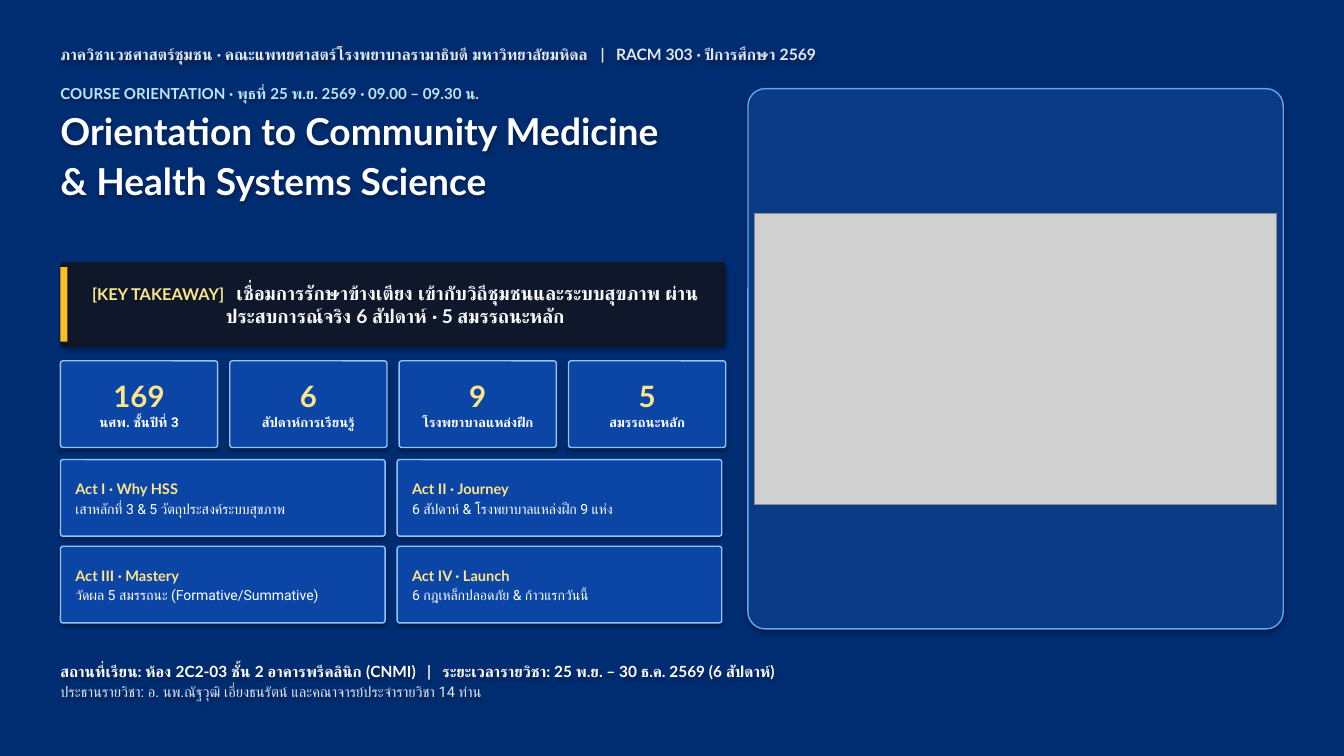
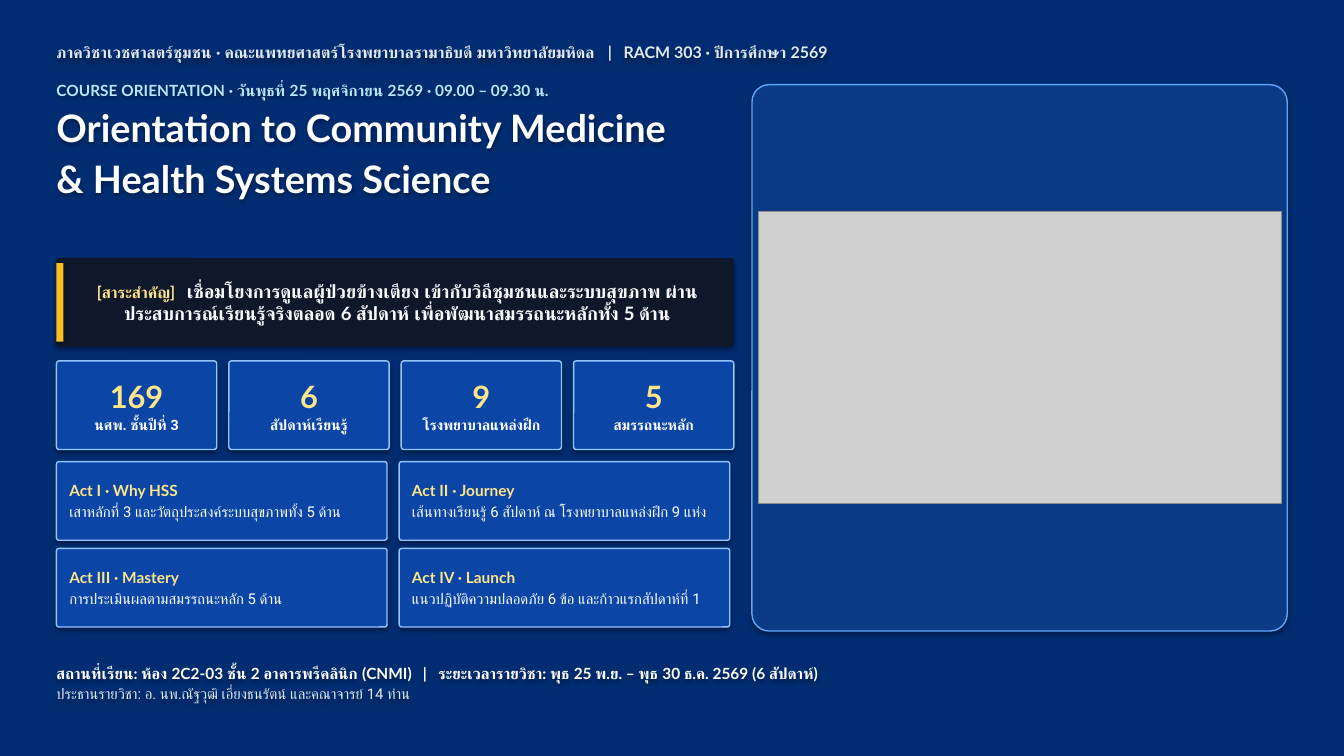
Before and after one commit to smartwoo/racm303-2569, a slide deck: slide 1 of exports/pptx/RACM303_2569_Orientation_Slides.pptx. Drawn at 1344x756 pixels with LibreOffice and Linux fonts; fonts in the diff are those of the drawing; grey boxes stand for pictures. Boxes give left, top, right and bottom in pixels: in the first picture for what was removed or moved away, otherwise in the second. Text is boxed around its words. In the diff, an @@ line names an element or a change of style, - is before the commit and + after.

```diff
--- a/exports/pptx/RACM303_2569_Orientation_Slides.pptx
+++ b/exports/pptx/RACM303_2569_Orientation_Slides.pptx
@@ text "ภาควิชาเวชศาสตร์ชุมชน · คณะแพทยศาสตร์โรงพยาบาลรามาธิบดี มหาว ..." at <box>56,45,828,63</box>: size 11.2 to 11.4 pt @@
@@ text at <box>56,83,549,100</box>: text changed; size 10.8 to 11 pt @@
-COURSE ORIENTATION · พุธที่ 25 พ.ย. 2569 · 09.00 – 09.30 น.
+COURSE ORIENTATION · วันพุธที่ 25 พฤศจิกายน 2569 · 09.00 – 09.30 น.
@@ rounded rectangle: place and size @@
-rounded rectangle at <box>748,89,1284,629</box>
+rounded rectangle at <box>752,85,1288,631</box>
@@ text at <box>56,114,666,200</box>: size 26.5 to 27 pt in "Orientation to Community Medicine & Health Systems ..." @@
@@ picture: place and size @@
-picture at <box>755,214,1276,505</box>
+picture at <box>758,212,1281,504</box>
@@ rectangle: place and size @@
-rectangle at <box>60,267,68,342</box>
+rectangle at <box>56,263,64,342</box>
@@ rounded rectangle "[สาระสำคัญ] เชื่อมโยงการดูแลผู้ป่วยข้างเตียง เข้ากับวิถีชุมช ...": place and size @@
-rounded rectangle "[สาระสำคัญ] เชื่อมโยงการดูแลผู้ป่วยข้างเตียง เข้ากับวิถีชุมช ..." at <box>60,262,726,347</box>
+rounded rectangle "[สาระสำคัญ] เชื่อมโยงการดูแลผู้ป่วยข้างเตียง เข้ากับวิถีชุมช ..." at <box>56,258,734,347</box>
@@ text in rounded rectangle at <box>97,284,698,326</box>: text changed; size 13.6 to 13.2 pt @@
-[KEY TAKEAWAY] เชื่อมการรักษาข้างเตียง เข้ากับวิถีชุมชนและระบบสุขภาพ ผ่านประสบการณ์จริง 6 สัปดาห์ · 5 สมรรถนะหลัก
+[สาระสำคัญ] เชื่อมโยงการดูแลผู้ป่วยข้างเตียง เข้ากับวิถีชุมชนและระบบสุขภาพ ผ่านประสบการณ์เรียนรู้จริงตลอด 6 สัปดาห์ เพื่อพัฒนาสมรรถนะหลักทั้ง 5 ด้าน
@@ rounded rectangle "169": place and size @@
-rounded rectangle "169" at <box>60,361,218,448</box>
+rounded rectangle "169" at <box>56,361,217,450</box>
@@ rounded rectangle "169" at <box>56,361,217,450</box>: size 21 to 22 pt in "169"; size 9.6 to 10.2 pt in "นศพ. ชั้นปีที่ 3" @@
@@ rounded rectangle "9": place and size @@
-rounded rectangle "9" at <box>399,361,557,448</box>
+rounded rectangle "9" at <box>401,361,562,450</box>
@@ rounded rectangle "9" at <box>401,361,562,450</box>: size 21 to 22 pt in "9"; size 9.6 to 10.2 pt @@
@@ rounded rectangle "5": place and size @@
-rounded rectangle "5" at <box>569,361,726,448</box>
+rounded rectangle "5" at <box>574,361,734,450</box>
@@ rounded rectangle "5" at <box>574,361,734,450</box>: size 21 to 22 pt in "5"; size 9.6 to 10.2 pt @@
@@ text in rounded rectangle at <box>270,418,346,434</box>: text changed; size 9.6 to 10.2 pt @@
-สัปดาห์การเรียนรู้
+สัปดาห์เรียนรู้
@@ rounded rectangle "Act I · Why HSS": place and size @@
-rounded rectangle "Act I · Why HSS" at <box>60,460,385,536</box>
+rounded rectangle "Act I · Why HSS" at <box>56,462,387,540</box>
@@ rounded rectangle "Act II · Journey": place and size @@
-rounded rectangle "Act II · Journey" at <box>397,460,722,536</box>
+rounded rectangle "Act II · Journey" at <box>399,462,730,540</box>
@@ text in rounded rectangle at <box>69,505,341,522</box>: text changed; size 10 to 10.6 pt @@
-เสาหลักที่ 3 & 5 วัตถุประสงค์ระบบสุขภาพ
+เสาหลักที่ 3 และวัตถุประสงค์ระบบสุขภาพทั้ง 5 ด้าน
@@ text in rounded rectangle at <box>69,484,178,499</box>: size 10.4 to 11 pt in "Act I · Why HSS" @@
@@ text in rounded rectangle at <box>412,505,706,522</box>: text changed; size 10 to 10.6 pt @@
-6 สัปดาห์ & โรงพยาบาลแหล่งฝึก 9 แห่ง
+เส้นทางเรียนรู้ 6 สัปดาห์ ณ โรงพยาบาลแหล่งฝึก 9 แห่ง
@@ text in rounded rectangle at <box>412,485,515,499</box>: size 10.4 to 11 pt in "Act II · Journey" @@
@@ rounded rectangle "Act III · Mastery": place and size @@
-rounded rectangle "Act III · Mastery" at <box>60,546,385,623</box>
+rounded rectangle "Act III · Mastery" at <box>56,548,387,627</box>
@@ rounded rectangle "Act IV · Launch": place and size @@
-rounded rectangle "Act IV · Launch" at <box>397,546,722,623</box>
+rounded rectangle "Act IV · Launch" at <box>399,548,730,627</box>
@@ text in rounded rectangle at <box>69,593,282,604</box>: text changed; size 10 to 10.6 pt @@
-วัดผล 5 สมรรถนะ (Formative/Summative)
+การประเมินผลตามสมรรถนะหลัก 5 ด้าน
@@ text in rounded rectangle at <box>69,572,179,586</box>: size 10.4 to 11 pt in "Act III · Mastery" @@
@@ text in rounded rectangle at <box>412,592,700,608</box>: text changed; size 10 to 10.6 pt @@
-6 กฎเหล็กปลอดภัย & ก้าวแรกวันนี้
+แนวปฏิบัติความปลอดภัย 6 ข้อ และก้าวแรกสัปดาห์ที่ 1
@@ text in rounded rectangle at <box>412,571,515,583</box>: size 10.4 to 11 pt in "Act IV · Launch" @@
@@ text at <box>56,666,818,704</box>: text changed @@
-สถานที่เรียน: ห้อง 2C2-03 ชั้น 2 อาคารพรีคลินิก (CNMI) | ระยะเวลารายวิชา: 25 พ.ย. – 30 ธ.ค. 2569 (6 สัปดาห์)
-ประธานรายวิชา: อ. นพ.ณัฐวุฒิ เอี่ยงธนรัตน์ และคณาจารย์ประจำรายวิชา 14 ท่าน
+สถานที่เรียน: ห้อง 2C2-03 ชั้น 2 อาคารพรีคลินิก (CNMI) | ระยะเวลารายวิชา: พุธ 25 พ.ย. – พุธ 30 ธ.ค. 2569 (6 สัปดาห์)
+ประธานรายวิชา: อ. นพ.ณัฐวุฒิ เอี่ยงธนรัตน์ และคณาจารย์ 14 ท่าน
```
Also in this commit, not shown: 13 other slides changed, 1 slide added, 1 slide removed, 5 other files.
